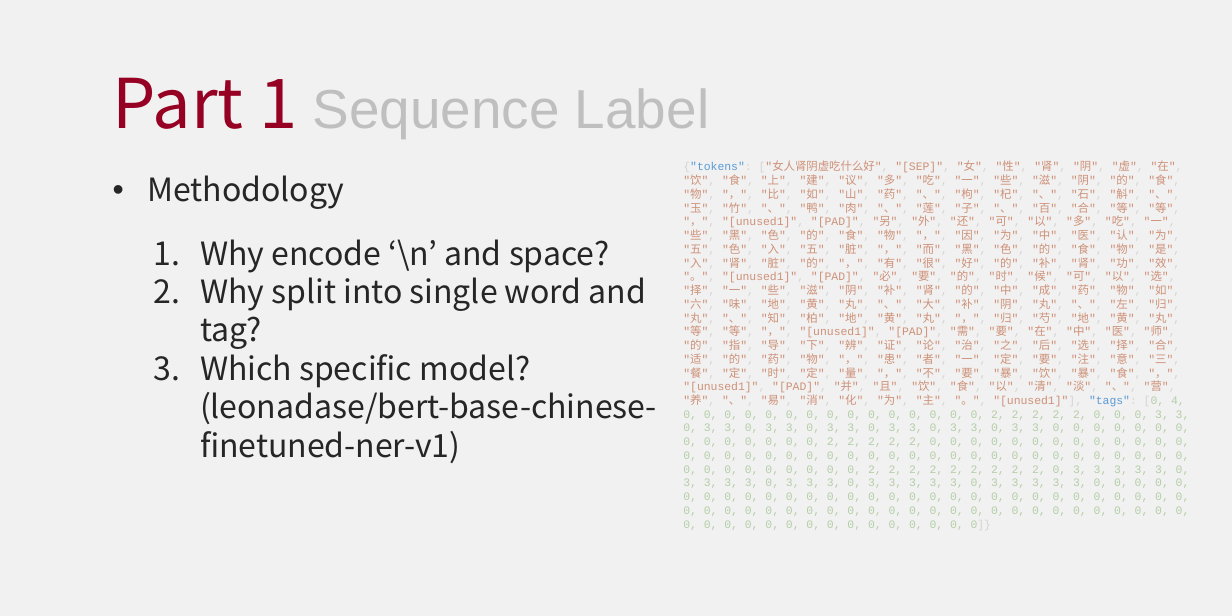
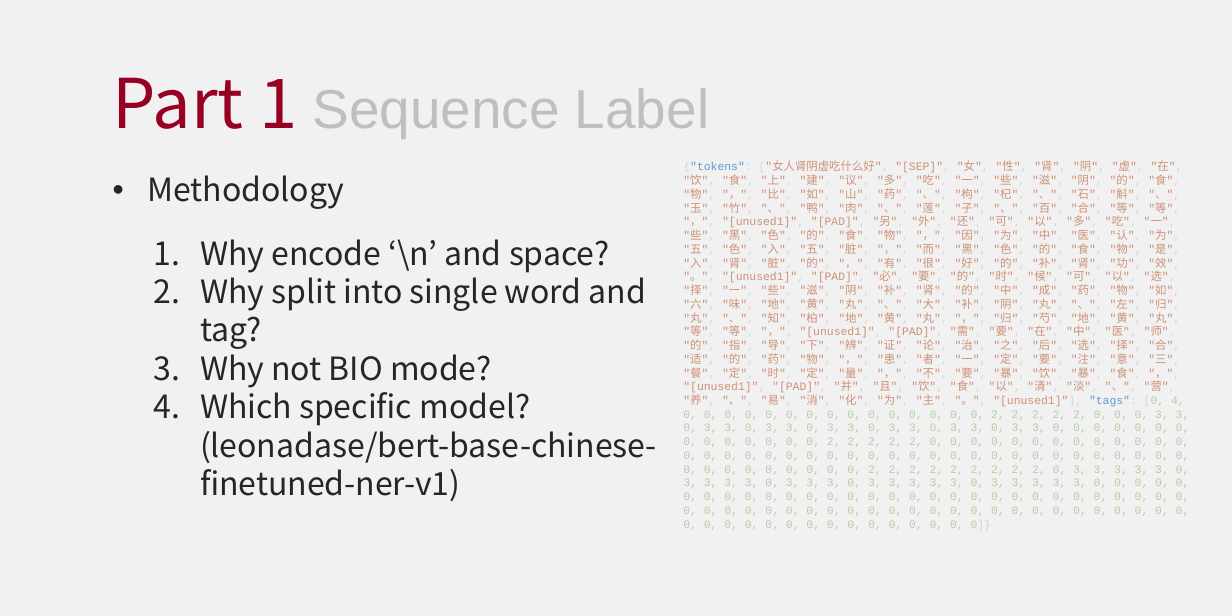
Before and after one commit to HourunLi/CCKS2022, a slide deck: slide 5 of Report.pptx. Drawn at 1232x616 pixels with LibreOffice and Linux fonts; fonts in the diff are those of the drawing. Boxes give left, top, right and bottom in pixels: in the first picture for what was removed or moved away, otherwise in the second. Text is boxed around its words. In the diff, an @@ line names an element or a change of style, - is before the commit and + after.

```diff
--- a/Report.pptx
+++ b/Report.pptx
@@ text at bbox=[200, 347, 492, 388]: paragraph added @@
+  3. Why not BIO mode?
```
Also in this commit, not shown: 6 other slides changed, 1 other file.
